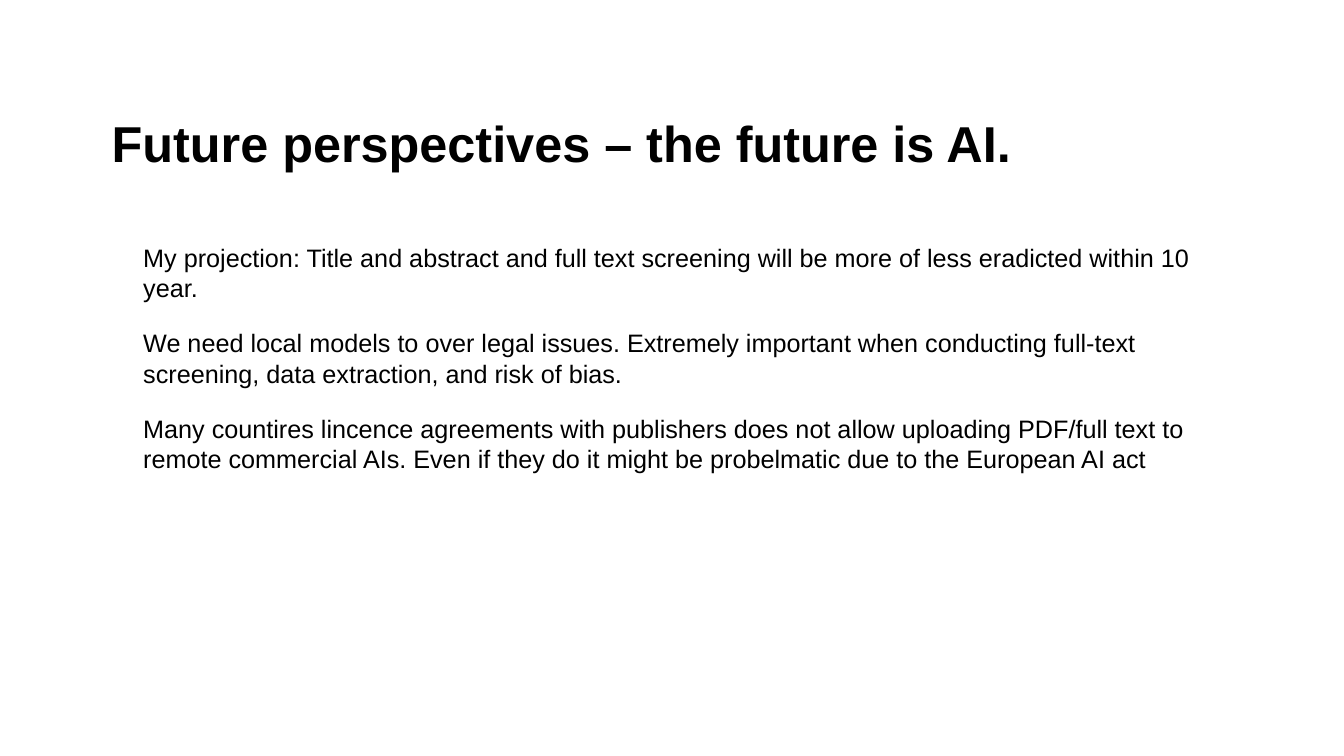
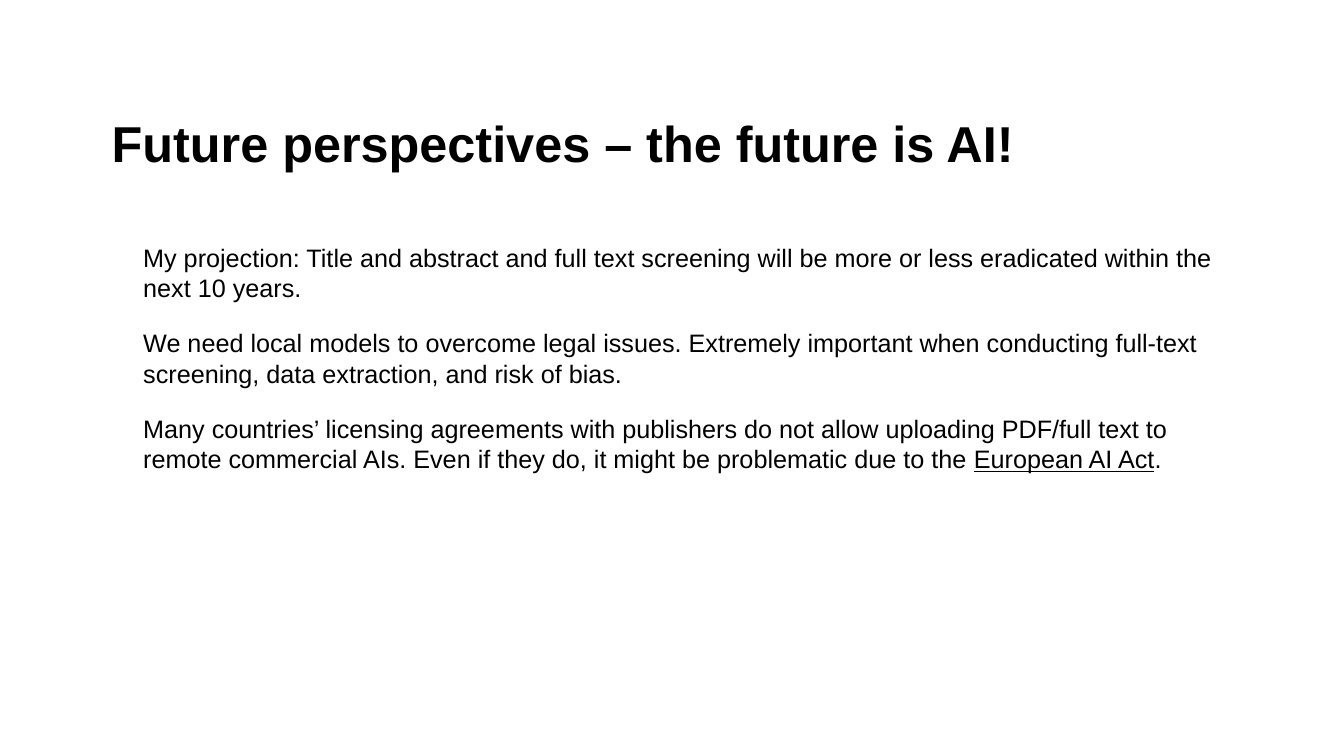
Before and after one commit to MikkelVembye/IRM2026, a slide deck: slide 13 of screen-with-gpt-models.pptx. Drawn at 1344x756 pixels with LibreOffice and Linux fonts; fonts in the diff are those of the drawing; background and template pictures are left out. Boxes give left, top, right and bottom in pixels: in the first picture for what was removed or moved away, otherwise in the second. Text is boxed around its words. In the diff, an @@ line names an element or a change of style, - is before the commit and + after.

```diff
--- a/screen-with-gpt-models.pptx
+++ b/screen-with-gpt-models.pptx
@@ title at [112, 125, 1013, 171]: text changed @@
-Future perspectives – the future is AI.
+Future perspectives – the future is AI!
@@ text at [143, 248, 1211, 474]: text changed @@
-• My projection: Title and abstract and full text screening will be more of less eradicted within 10 year.
-• We need local models to over legal issues. Extremely important when conducting full-text screening, data extraction, and risk of bias.
-• Many countires lincence agreements with publishers does not allow uploading PDF/full text to remote commercial AIs. Even if they do it might be probelmatic due to the European AI act
+• My projection: Title and abstract and full text screening will be more or less eradicated within the next 10 years.
+• We need local models to overcome legal issues. Extremely important when conducting full-text screening, data extraction, and risk of bias.
+• Many countries’ licensing agreements with publishers do not allow uploading PDF/full text to remote commercial AIs. Even if they do, it might be problematic due to the European AI Act.
```
Also in this commit, not shown: 1 other slide changed, 6 other files.
